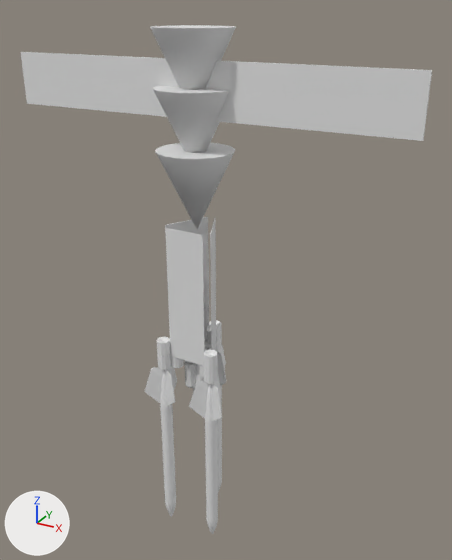
Before and after pictures for a commit that changed the COLLADA model Objects3d/SatGodRod.dae.
Both versions are drawn from a camera (50 mm lens) standing at (34.3, -56.4, 44.0) and looking at (1.0, 4.2, 13.7). The axes (+X, +Y, +Z) are drawn at lower left. The lights are the same throughout. Where no turn or scale is listed for an object, it has been applied to the vertices.

In view in the first picture: 'GodRod003', 'GodRod1', 'Icon', 'center'.
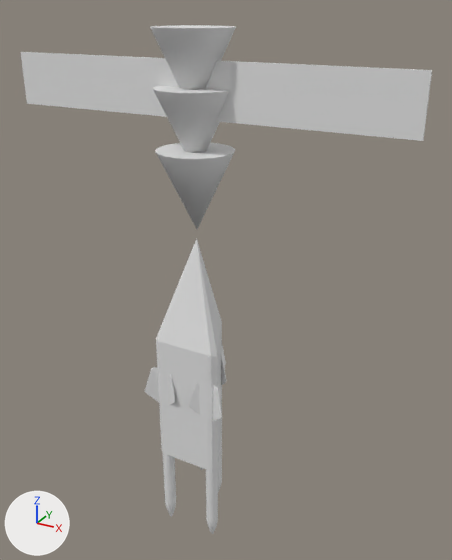
The edits, one by one:
me_centermesh has 2750 vertices, 5372 faces and spans x -5.0..3.2, y -2.9..5.5, z -3.9..18.0.
me_centermesh is used by ob_center; location (0.0, 0.0, 3.4).
me_centermesh part 1: the loose piece of 8 vertices spanning x -3.3..1.4, y -1.9..-1.8, z 1.6..18.0 is deleted.
me_centermesh part 2: the loose piece of 8 vertices spanning x -0.4..2.1, y -1.1..4.0, z 1.6..18.0 is deleted.
me_centermesh part 3: the loose piece of 8 vertices spanning x -4.0..-1.3, y -1.0..3.9, z 1.6..18.0 is deleted.
Mesh me_packedmesh is new.
It has 21 vertices, 38 faces and spans x -4.4..3.7, y -2.8..5.5, z -0.5..28.7.
It uses material mat_08___default (white #e7e7e7).
Mesh me_godrodmesh is new.
It has 101 vertices, 198 faces and spans x -2.3..2.3, y -2.0..2.0, z -12.0..12.0.
It uses material mat_08___default (white #e7e7e7).
Object 'Packed' (ob_packed) is new; it shows me_packedmesh.
Its location is (-0.5, 0.0, -8.8).
Object 'GodRod' (ob_godrod) is new; it shows me_godrodmesh.
Its location is (0.0, 0.0, 0.0).

Location of each change, (x1, y1, x2, y2) in pixels of the pictures (452 x 560 px):
'Packed', added
    after: (156, 239, 222, 471)
'center', reshaped
    before: (157, 217, 222, 388)
    after: (157, 342, 218, 384)
part 1 of me_centermesh, deleted
    before: (166, 228, 205, 366)
part 2 of me_centermesh, deleted
    before: (210, 218, 216, 350)
part 3 of me_centermesh, deleted
    before: (165, 217, 209, 330)
